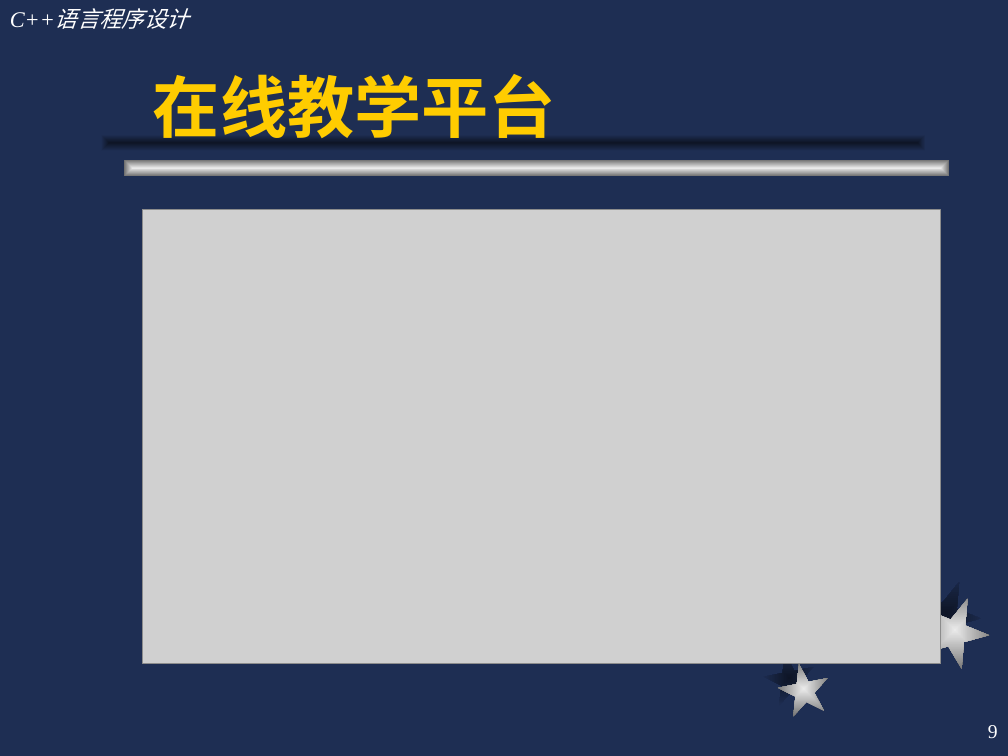
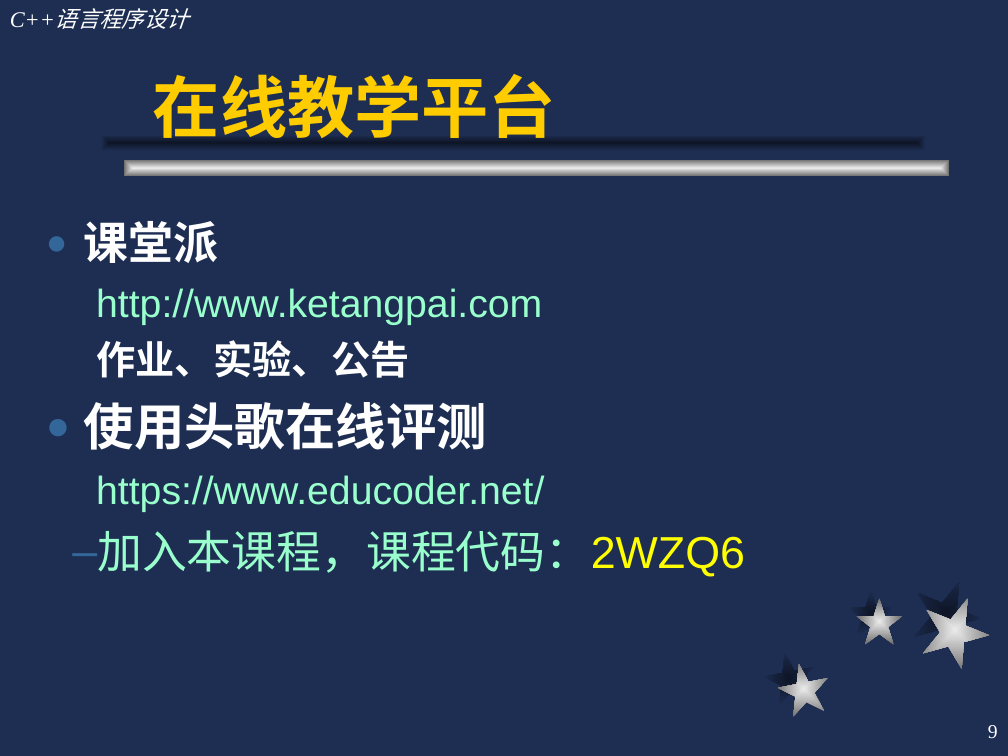
Before and after one commit to qilin512/OUC-OOP, a slide deck: slide 9 of slides/c++1.ppt. Drawn at 1008x756 pixels with LibreOffice and Linux fonts; fonts in the diff are those of the drawing; grey boxes stand for pictures. Boxes give left, top, right and bottom in pixels: in the first picture for what was removed or moved away, otherwise in the second. Text is boxed around its words. In the diff, an @@ line names an element or a change of style, - is before the commit and + after.

```diff
--- a/slides/c++1.ppt
+++ b/slides/c++1.ppt
@@ text added at <box>84,221,745,577</box>, 28 pt, text #99FFCC @@
+● 课堂派
+  http://www.ketangpai.com
+  作业、实验、公告
+● 使用头歌在线评测
+  https://www.educoder.net/
+  – 加入本课程，课程代码：2WZQ6
@@ picture removed at <box>143,210,941,663</box> @@
@@ freeform shape added at <box>848,590,894,636</box>, fill gradient #0E1526 to #1E2E53 @@
@@ freeform shape added at <box>856,599,902,645</box>, fill gradient #EAEAEA to #6C6C6C @@
```
Also in this commit, not shown: 4 other slides changed, 1 slide added, 10 other files.
